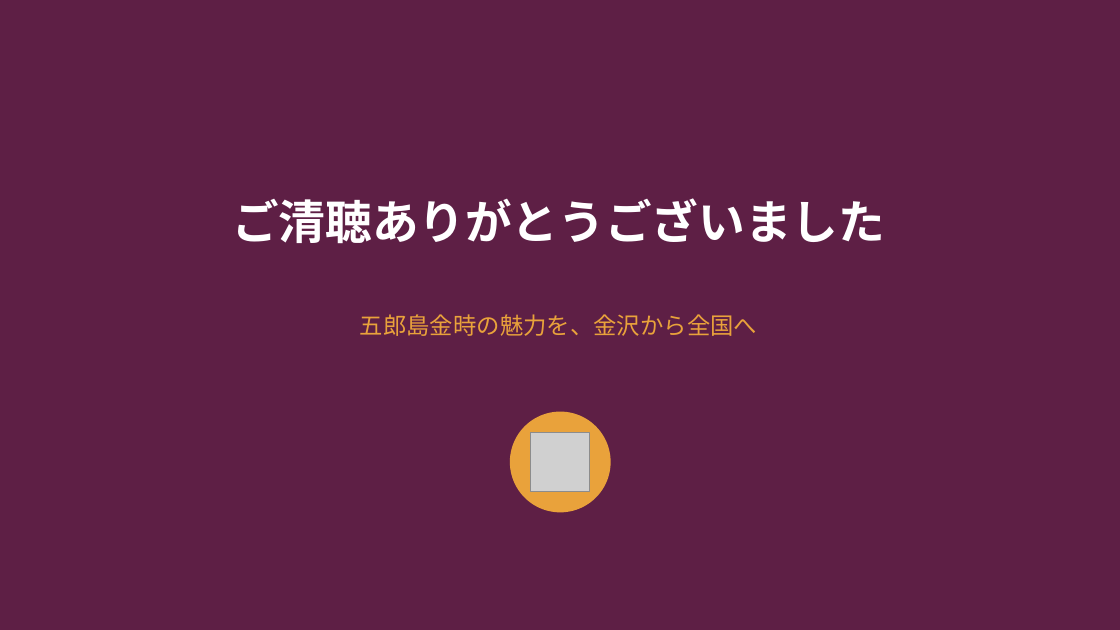
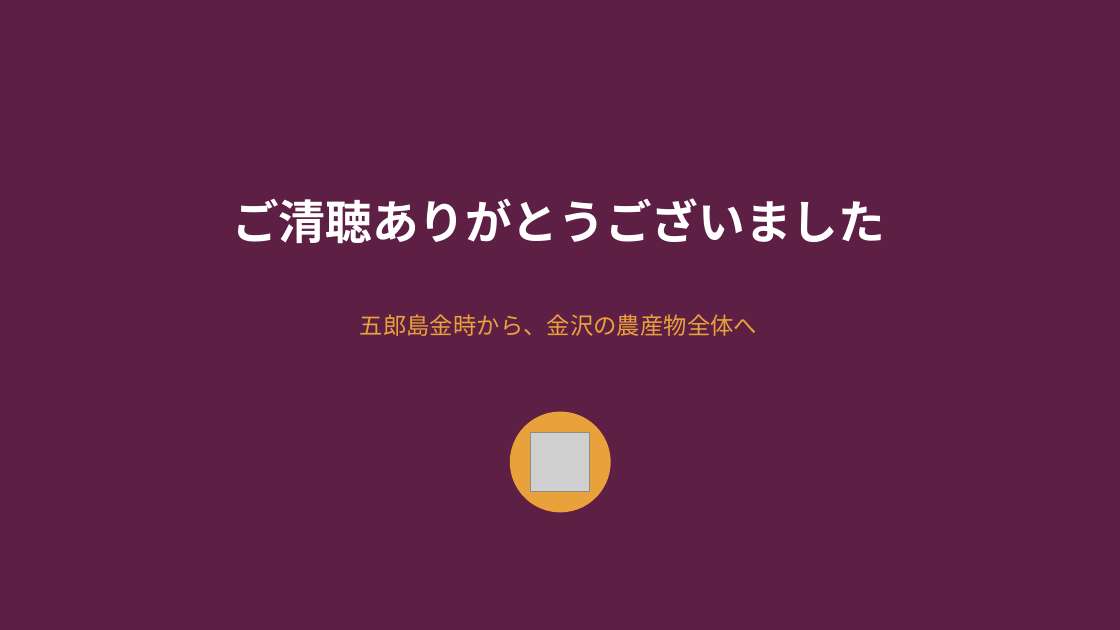
Before and after one commit to tadakazukawani/first-contributions, a slide deck: slide 11 of 農業青年/地元農産物認知拡大プロジェクト.pptx. Drawn at 1120x630 pixels with LibreOffice and Linux fonts; fonts in the diff are those of the drawing; grey boxes stand for pictures. Boxes give left, top, right and bottom in pixels: in the first picture for what was removed or moved away, otherwise in the second. Text is boxed around its words. In the diff, an @@ line names an element or a change of style, - is before the commit and + after.

```diff
--- a/農業青年/地元農産物認知拡大プロジェクト.pptx
+++ b/農業青年/地元農産物認知拡大プロジェクト.pptx
@@ text at <box>360,314,757,336</box>: text changed @@
-五郎島金時の魅力を、金沢から全国へ
+五郎島金時から、金沢の農産物全体へ
```
Also in this commit, not shown: 2 other slides changed, 1 other file.
